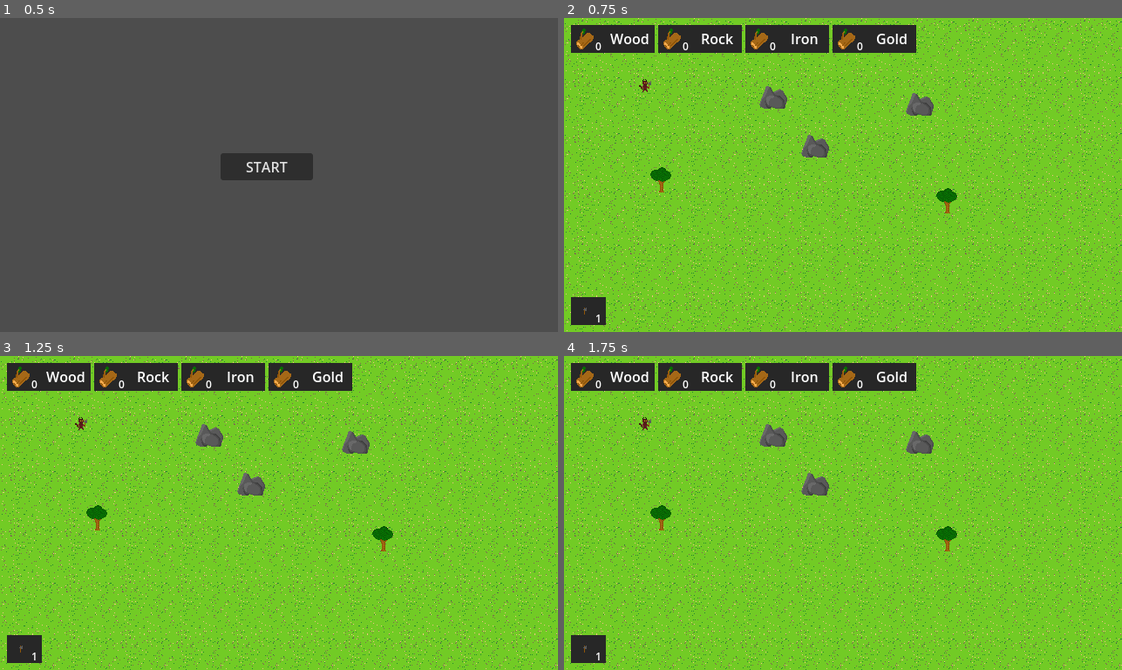
Above: before the commit, frames 1-4 (two rows, left to right).
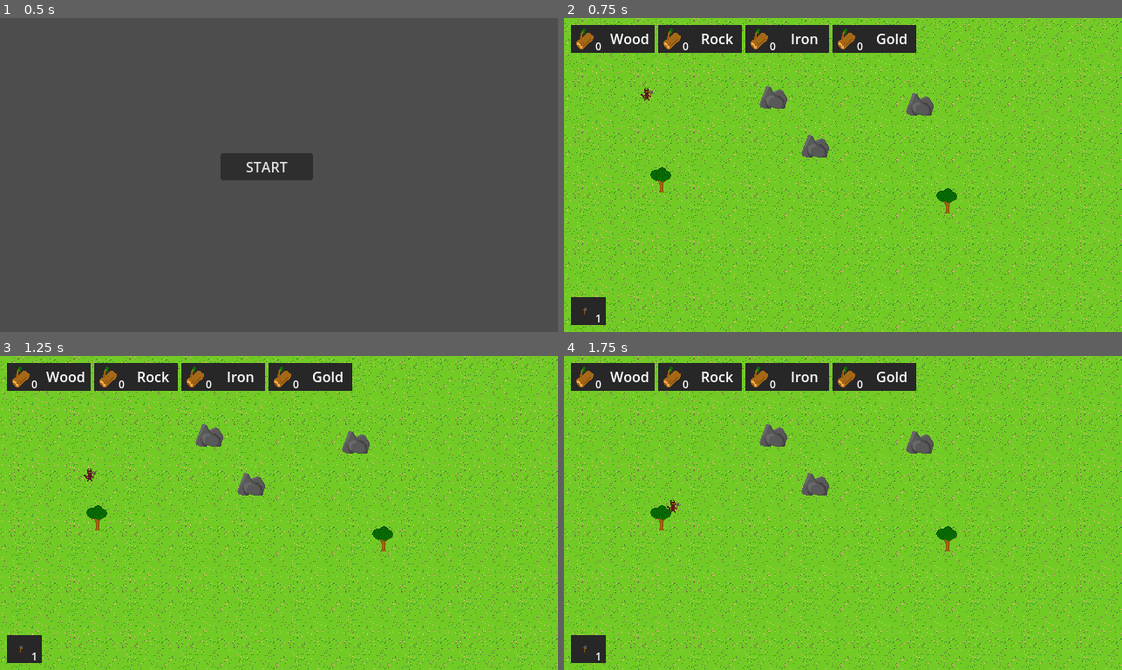
Above: after the commit, the same moments.

Repository: shamotte/LD55
Game: Godot game, scene res://scenes/menu.tscn
The game is run twice, just before and just after one commit, with the same random seed, the same clock (stepped at 60 frames per second) and the same inputs.
Inputs (mouse positions are in pixels of both pictures, inside the frame that each line leads up to):
- Up to frame 1 (0.5 s): no input
- Up to frame 2 (0.75 s): click "START" at 0.5 s
- Up to frame 3 (1.25 s): no input
- Up to frame 4 (1.75 s): move the mouse to (965, 497) at 1.27 s; click (965, 497) at 1.42 s

Frame 1 is identical in both runs. In frame 2, less than 0.1% of the frame differs, in the area x 13-16%, y 19-27%; in frame 3, less than 0.1%, in the area x 13-18%, y 19-40%; in frame 4, less than 0.1%.

Commit message:
baisics of Priority finding

Diff:
--- a/object/unit.tscn
+++ b/object/unit.tscn
@@ -1,13 +1,16 @@
-[gd_scene load_steps=4 format=3 uid="uid://6o0ppecfcqvo"]
+[gd_scene load_steps=5 format=3 uid="uid://6o0ppecfcqvo"]
 
 [ext_resource type="Script" path="res://scripts/unit.gd" id="1_g8wtp"]
 [ext_resource type="Texture2D" uid="uid://lye5duy0xovt" path="res://sprites/imp.png" id="2_ey7t7"]
 [ext_resource type="Texture2D" uid="uid://cc3bd3vpufmr1" path="res://sprites/axe.png" id="3_xcimi"]
 
-[node name="Unit" type="Node2D"]
+[sub_resource type="CapsuleShape2D" id="CapsuleShape2D_c0mvu"]
+
+[node name="Unit" type="CharacterBody2D"]
 script = ExtResource("1_g8wtp")
 
-[node name="NavigationAgent2D" type="NavigationAgent2D" parent="."]
+[node name="NavAgent" type="NavigationAgent2D" parent="."]
+unique_name_in_owner = true
 
 [node name="Sprite" type="Sprite2D" parent="."]
 texture = ExtResource("2_ey7t7")
@@ -15,3 +18,6 @@
 [node name="Item" type="Sprite2D" parent="."]
 position = Vector2(5, 0)
 texture = ExtResource("3_xcimi")
+
+[node name="CollisionShape2D" type="CollisionShape2D" parent="."]
+shape = SubResource("CapsuleShape2D_c0mvu")
--- a/project.godot
+++ b/project.godot
@@ -18,6 +18,7 @@
 [autoload]
 
 Global="*res://scripts/global.gd"
+Priorities="*res://scripts/priorities.gd"
 
 [display]
 
--- a/scripts/ResourcePoint.gd
+++ b/scripts/ResourcePoint.gd
@@ -1,12 +1,16 @@
 extends Node2D
 
 @export var resource_type: Global.RESOURCE
+
+@onready var id =  Priorities.get_id()
 
 func _ready():
 	match resource_type:
 		Global.RESOURCE.WOOD:
 			$Sprite2D.texture = load("res://sprites/tree.png")
+			Priorities.add_action(Priorities.ACTIONTYPES.GATHERWOOD,id,get_node("."))
 		Global.RESOURCE.ROCK:
 			$Sprite2D.texture = load("res://sprites/rock.png")
+			Priorities.add_action(Priorities.ACTIONTYPES.GATHERROCK,id,get_node("."))
 		_:
 			$Sprite2D.texture = null
--- /dev/null
+++ b/scripts/priorities.gd
@@ -0,0 +1,38 @@
+extends Node
+
+enum ACTIONTYPES {GATHERWOOD =0, GATHERROCK,GATHERIRON,GATHERFOOD}
+
+class action:
+	var type: ACTIONTYPES
+	var id : int
+	var node :Node2D
+	func _init(t,i,n):
+		type = t
+		id = i
+		node = n
+
+var aveilable = []
+
+var id = 0
+func get_id() -> int:
+	id+=1
+	return id
+
+
+
+func add_action(type : ACTIONTYPES,id : int, node :Node2D):
+	aveilable.append(action.new(type,id,node))
+
+func get_action(a)->action:
+	aveilable.sort_custom(func(l,r):return a[l.type]>a[r.type])
+	return aveilable.pop_front()
+
+
+# Called when the node enters the scene tree for the first time.
+func _ready():
+	pass # Replace with function body.
+
+
+# Called every frame. 'delta' is the elapsed time since the previous frame.
+func _process(delta):
+	pass
--- a/scripts/unit.gd
+++ b/scripts/unit.gd
@@ -1,11 +1,37 @@
-extends Node2D
+extends CharacterBody2D
 
+@export var range = 20
+@export var speed = 100
 var target: Vector2 = Vector2(100, 100)
 var item_equipped = Global.ITEM.AXE
 
+@onready var agent : NavigationAgent2D = %NavAgent
+var priorities = [2,1,1,1] #tablica wskazująca priorytety danych akcji w takiej samej kolejności jak w enumie Priorities.ACTIONTYPES
+
+var current_action: Priorities.action = null
 func _ready():
 	pass
 
 
+func _input(event):
+	if event is InputEventMouseButton:
+		if event.button_index ==1 and event.is_pressed():
+			pass
+
 func _process(delta):
-	pass
+	if current_action == null:
+		current_action = Priorities.get_action(priorities)
+
+	if agent.distance_to_target() < range:
+		current_action = Priorities.get_action(priorities)
+
+
+
+func _physics_process(delta):
+	if current_action != null:
+		target = current_action.node.position
+		agent.target_position = target
+		var direction = agent.get_next_path_position() - global_position
+		direction = direction.normalized()
+		velocity = velocity.lerp(direction * speed , 0.25)
+		move_and_slide()
